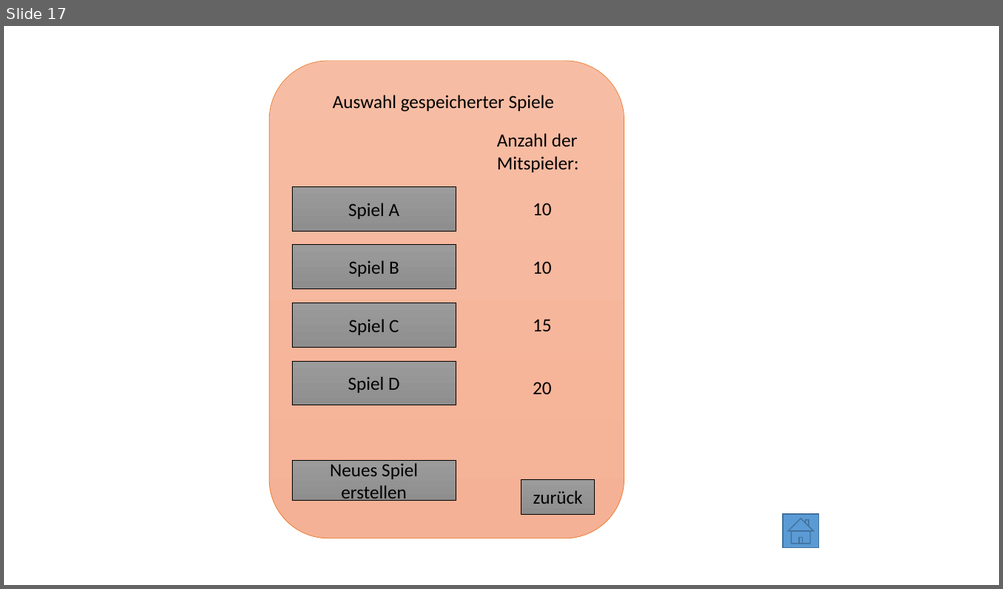
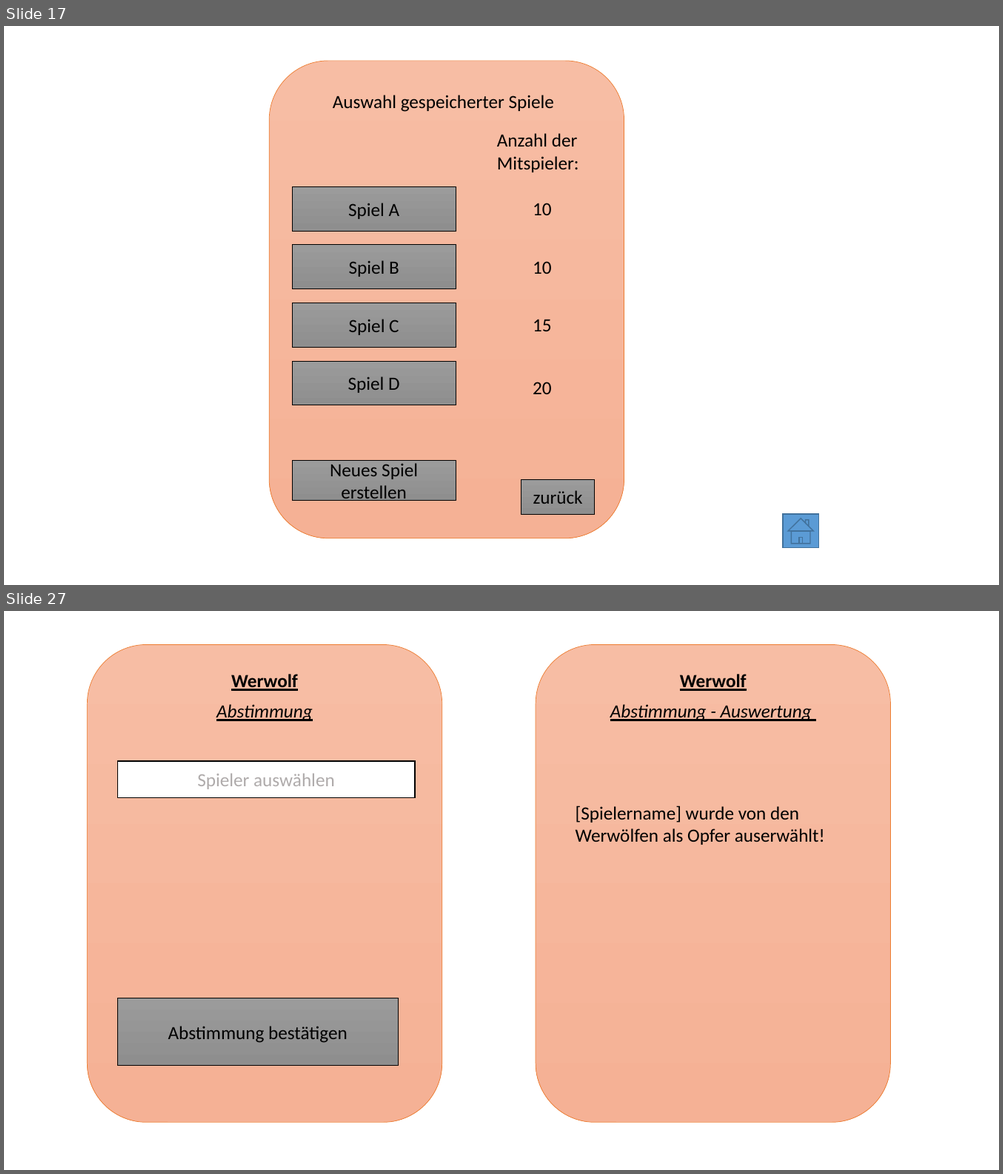
Before and after one commit to john-kloss/werwolf, a slide deck: VisualisierungProjekt.odp. Shown one above the other, each under a label of ours: slide 17 before the commit, slides 17 and 27 after it; the slides between them are not shown. The pictures are 1003x589 and 1003x1174 pixels, drawn with LibreOffice and Linux fonts; fonts in the diff are those of the drawing. Boxes give left, top, right and bottom in pixels: in the first picture for what was removed or moved away, otherwise in the second. Text is boxed around its words. In the diff, an @@ line names an element or a change of style, - is before the commit and + after.

```diff
--- a/VisualisierungProjekt.odp
+++ b/VisualisierungProjekt.odp
@@ slide 27 added at (4, 611, 999, 1170), background #FFFFFF @@
@@ freeform shape added at (87, 644, 442, 1123), fill gradient #F7BDA4 to #F5B195, outline #ED7D31 0.51 pt @@
@@ freeform shape added at (535, 644, 891, 1123), fill gradient #F7BDA4 to #F5B195, outline #ED7D31 0.51 pt @@
@@ text added at (231, 674, 298, 691), 18 pt, text #000000, bold, underline @@
+Werwolf
@@ text added at (680, 674, 746, 691), 18 pt, text #000000, bold, underline @@
+Werwolf
@@ text added at (216, 704, 313, 721), 18 pt, text #000000, italic, underline @@
+Abstimmung
@@ text added at (610, 704, 811, 721), 18 pt, text #000000, italic, underline @@
+Abstimmung - Auswertung
@@ freeform shape added at (117, 761, 415, 797), fill #FFFFFF, outline #000000 0.99 pt, 18 pt, text #AFABAB @@
+Spieler auswählen
@@ text added at (575, 806, 825, 845), 18 pt, text #000000 @@
+[Spielername] wurde von den Werwölfen als Opfer auserwählt!
@@ freeform shape added at (117, 999, 398, 1066), fill gradient #9B9B9B to #8E8E8E, outline #000000 0.51 pt, 18 pt, text #000000 @@
+Abstimmung bestätigen
```
Also in this commit, not shown: 1 slide changed, 10 other slides added.
